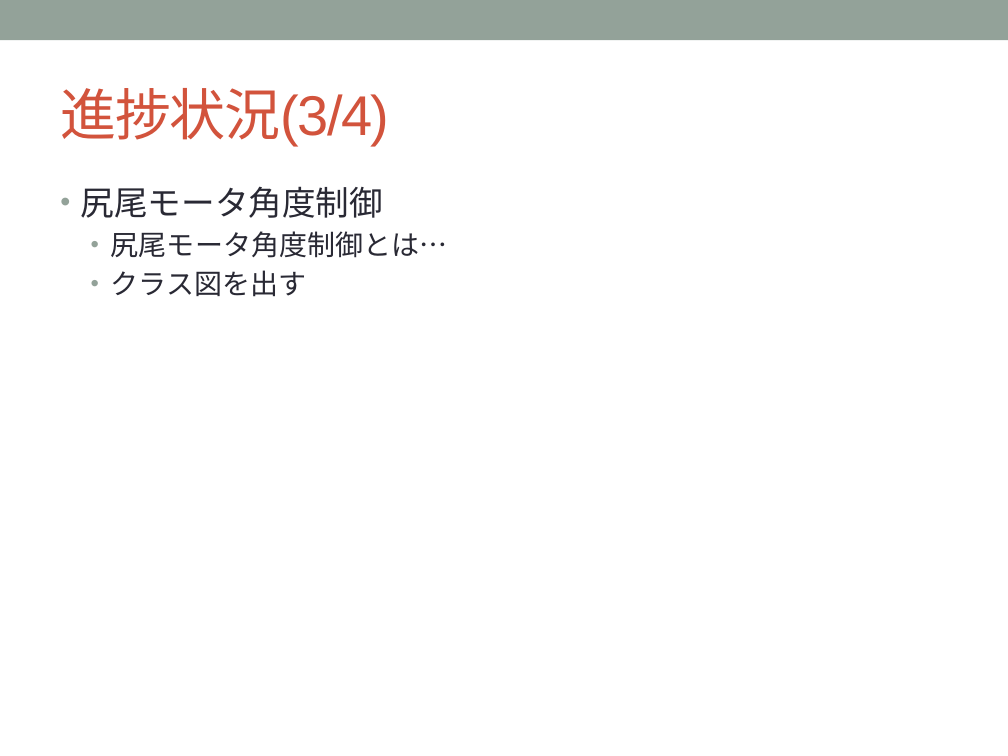
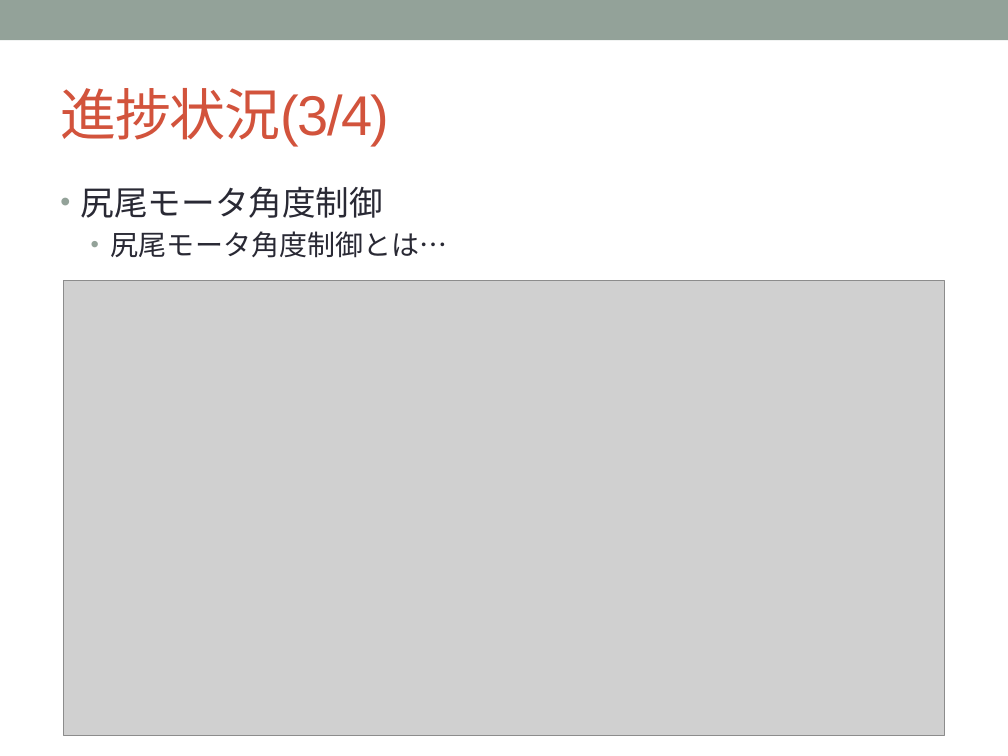
Before and after one commit to YutaNiimura/leJOS-OSEK, a slide deck: slide 18 of 中間発表関連/5I25新村祐太 中間発表スライドver0.5.pptx (slide 16 before the commit). Drawn at 1008x756 pixels with LibreOffice and Linux fonts; fonts in the diff are those of the drawing; grey boxes stand for pictures. Boxes give left, top, right and bottom in pixels: in the first picture for what was removed or moved away, otherwise in the second. Text is boxed around its words. In the diff, an @@ line names an element or a change of style, - is before the commit and + after.

```diff
--- a/中間発表関連/5I25新村祐太 中間発表スライドver0.5.pptx
+++ b/中間発表関連/5I25新村祐太 中間発表スライドver0.5.pptx
@@ picture added at <box>64,280,944,735</box> @@
@@ text at <box>111,270,307,297</box>: paragraph removed @@
-  • クラス図を出す
```
Also in this commit, not shown: 9 other slides changed, 2 slides added, 11 other files.
